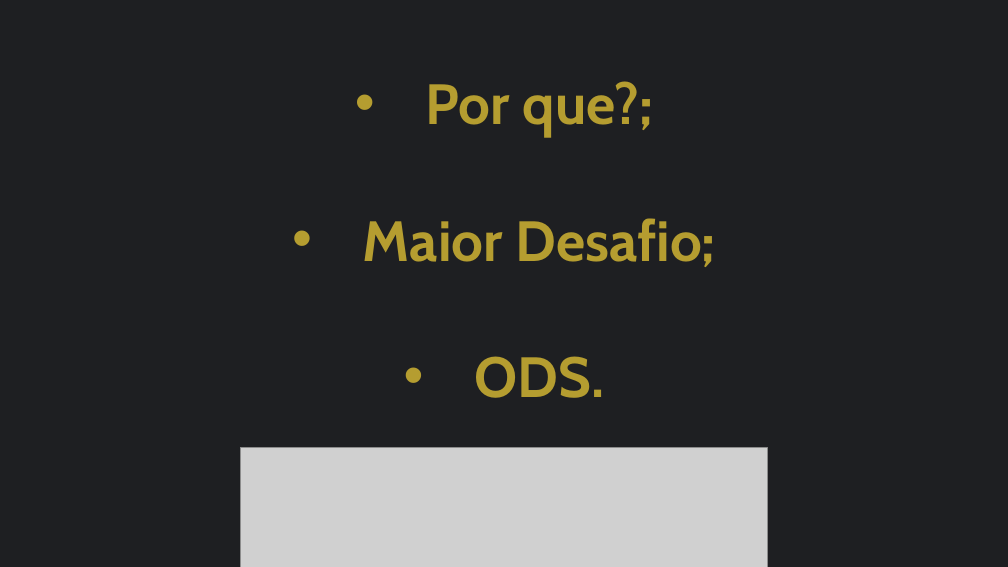
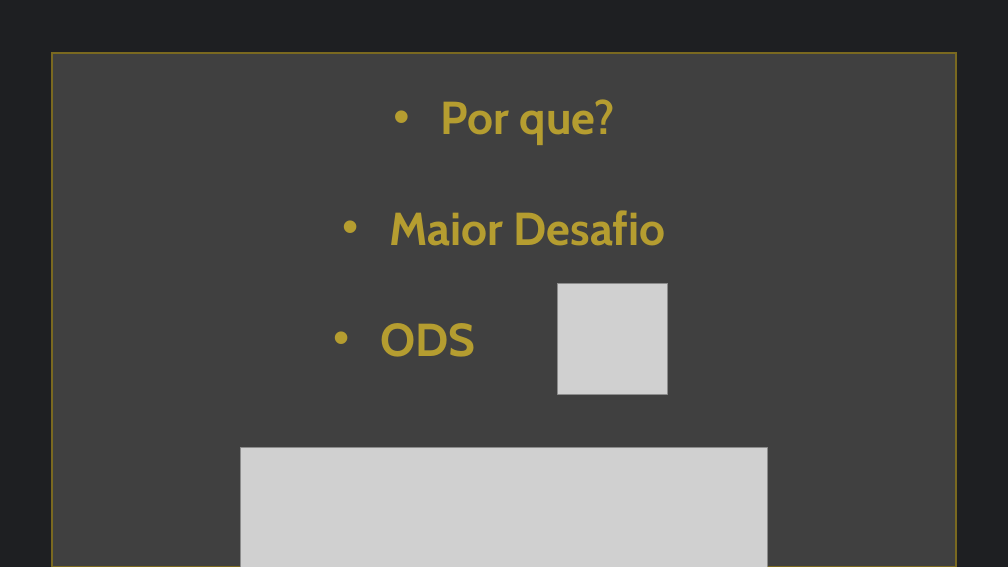
Before and after one commit to DiegoCampos2507/ProjetoIndividual, a slide deck: slide 2 of Well-Being/Documentação/ApresentacaoProjetoIndividual.pptx. Drawn at 1008x567 pixels with LibreOffice and Linux fonts; fonts in the diff are those of the drawing; grey boxes stand for pictures; background and template pictures are left out. Boxes give left, top, right and bottom in pixels: in the first picture for what was removed or moved away, otherwise in the second. Text is boxed around its words. In the diff, an @@ line names an element or a change of style, - is before the commit and + after.

```diff
--- a/Well-Being/Documentação/ApresentacaoProjetoIndividual.pptx
+++ b/Well-Being/Documentação/ApresentacaoProjetoIndividual.pptx
@@ rectangle added at (x1=52, y1=53, x2=957, y2=567), fill #404040, outline #7A6920 1.5 pt @@
@@ text at (x1=380, y1=99, x2=666, y2=357): text changed; size 54 to 44 pt @@
-• Por que?;
-• Maior Desafio;
-• ODS.
+• Por que?
+• Maior Desafio
+• ODS
@@ picture added at (x1=558, y1=284, x2=668, y2=394) @@
```
Also in this commit, not shown: 1 other slide changed, 3 slides added, 1 slide removed, 7 other files.
